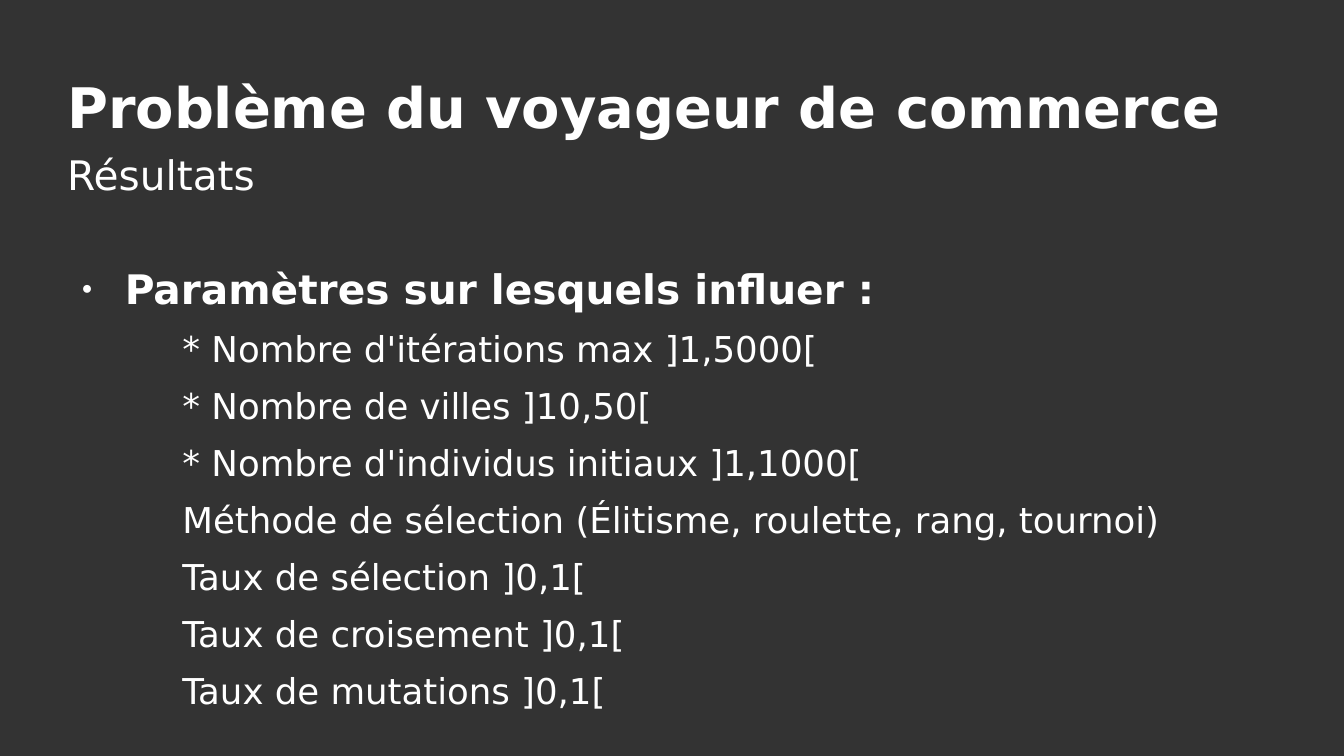
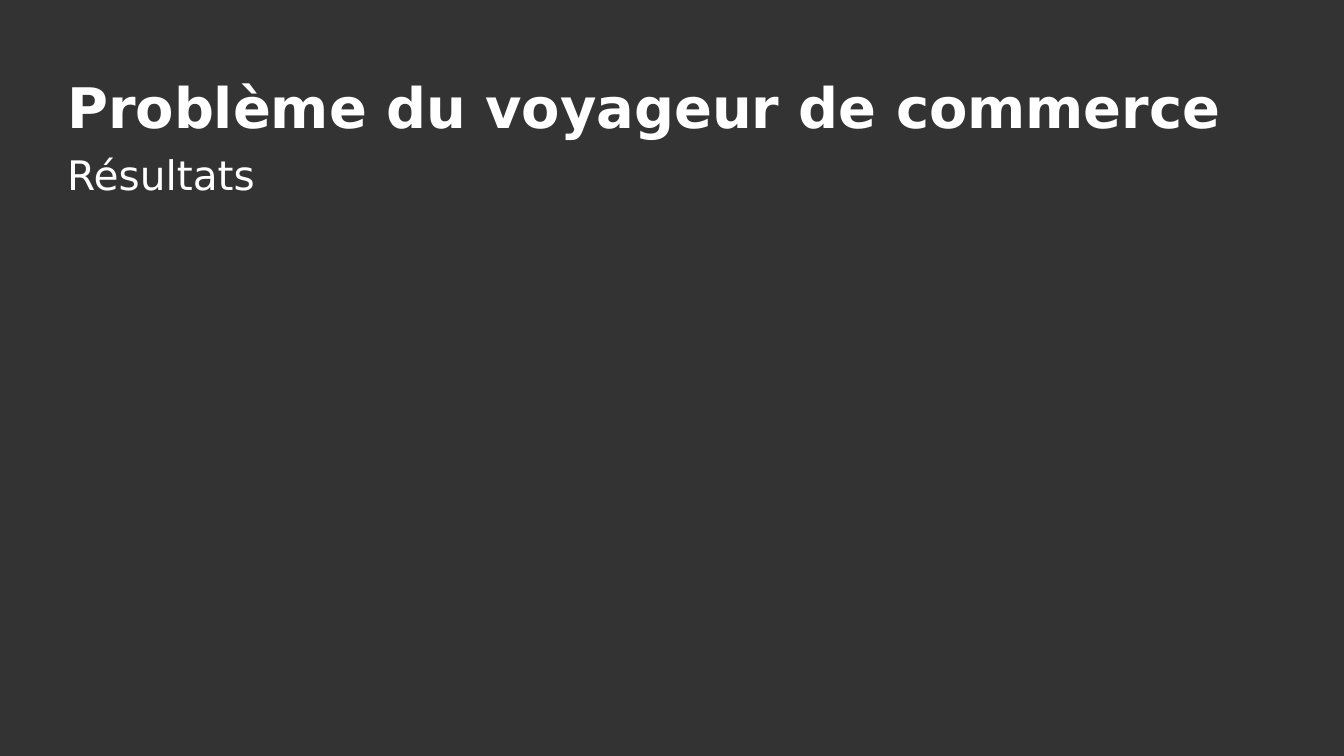
Before and after one commit to dut-info/Algo-Genetique, a slide deck: slide 12 of algo genetique.odp. Drawn at 1344x756 pixels with LibreOffice and Linux fonts; fonts in the diff are those of the drawing. Boxes give left, top, right and bottom in pixels: in the first picture for what was removed or moved away, otherwise in the second. Text is boxed around its words. In the diff, an @@ line names an element or a change of style, - is before the commit and + after.

```diff
--- a/algo genetique.odp
+++ b/algo genetique.odp
@@ text removed at bbox=[125, 271, 1159, 709] @@
-● Paramètres sur lesquels influer :
-  * Nombre d'itérations max ]1,5000[
-  * Nombre de villes ]10,50[
-  * Nombre d'individus initiaux ]1,1000[
-  Méthode de sélection (Élitisme, roulette, rang, tournoi)
-  Taux de sélection ]0,1[
-  Taux de croisement ]0,1[
-  Taux de mutations ]0,1[
```
Also in this commit, not shown: 1 other slide changed, 17 other files.
